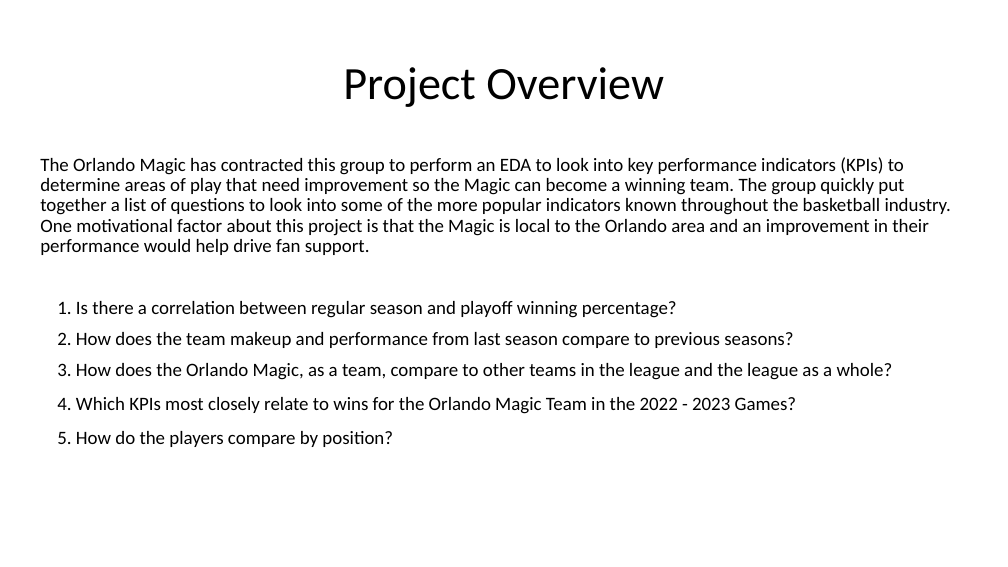
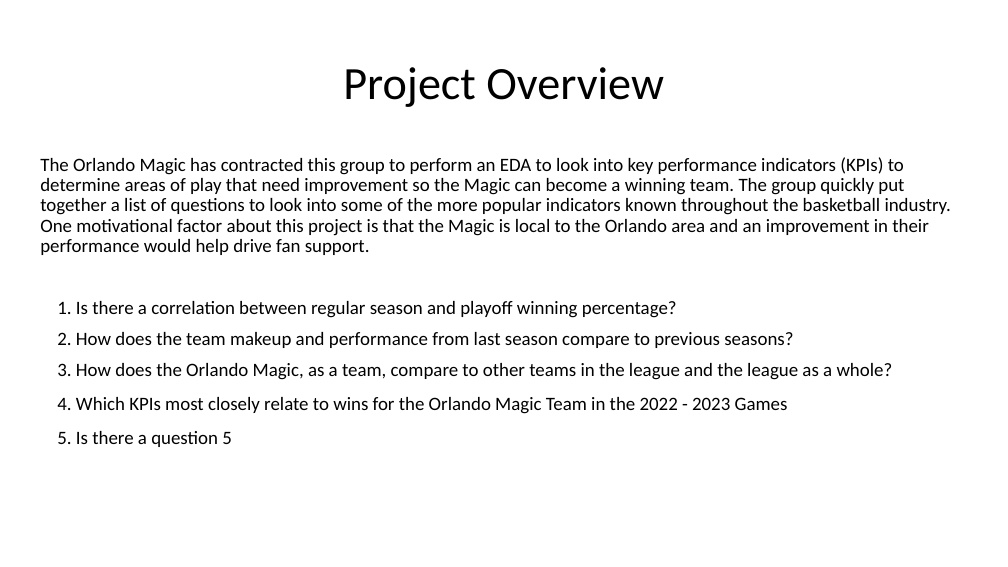
Before and after one commit to CandaceDoesData/Group_Project_1, a slide deck: slide 3 of Project_1_NBA/NBA.pptx. Drawn at 1008x567 pixels with LibreOffice and Linux fonts; fonts in the diff are those of the drawing. Boxes give left, top, right and bottom in pixels: in the first picture for what was removed or moved away, otherwise in the second. Text is boxed around its words. In the diff, an @@ line names an element or a change of style, - is before the commit and + after.

Commit message:
slides push

```diff
--- a/Project_1_NBA/NBA.pptx
+++ b/Project_1_NBA/NBA.pptx
@@ text at box(57, 397, 788, 447): text changed @@
-4. Which KPIs most closely relate to wins for the Orlando Magic Team in the 2022 - 2023 Games?
-5. How do the players compare by position?
+4. Which KPIs most closely relate to wins for the Orlando Magic Team in the 2022 - 2023 Games
+5. Is there a question 5
```
Also in this commit, not shown: 2 other slides changed, 12 slides added, 21 slides removed, 32 other files.
